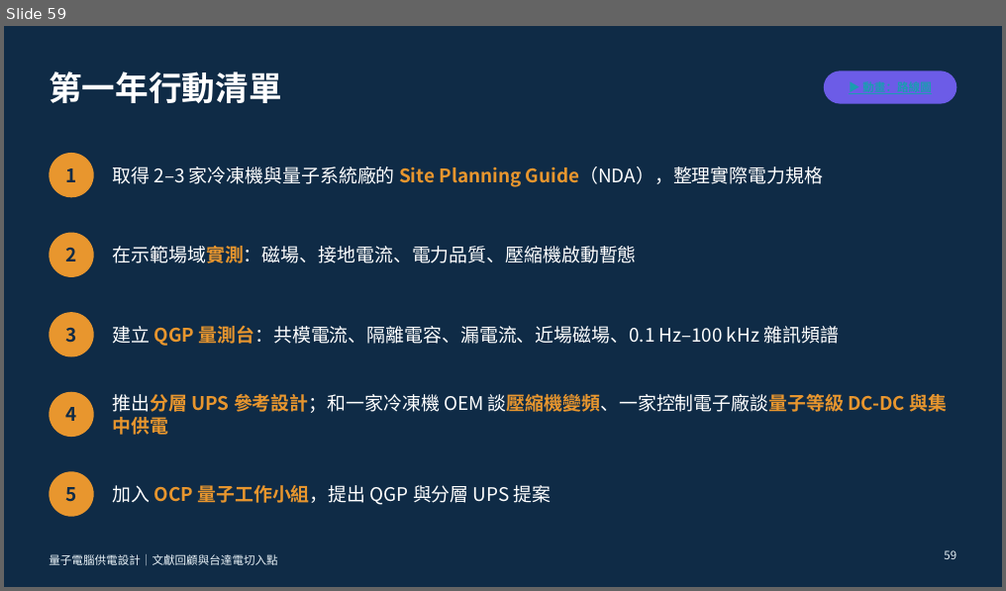
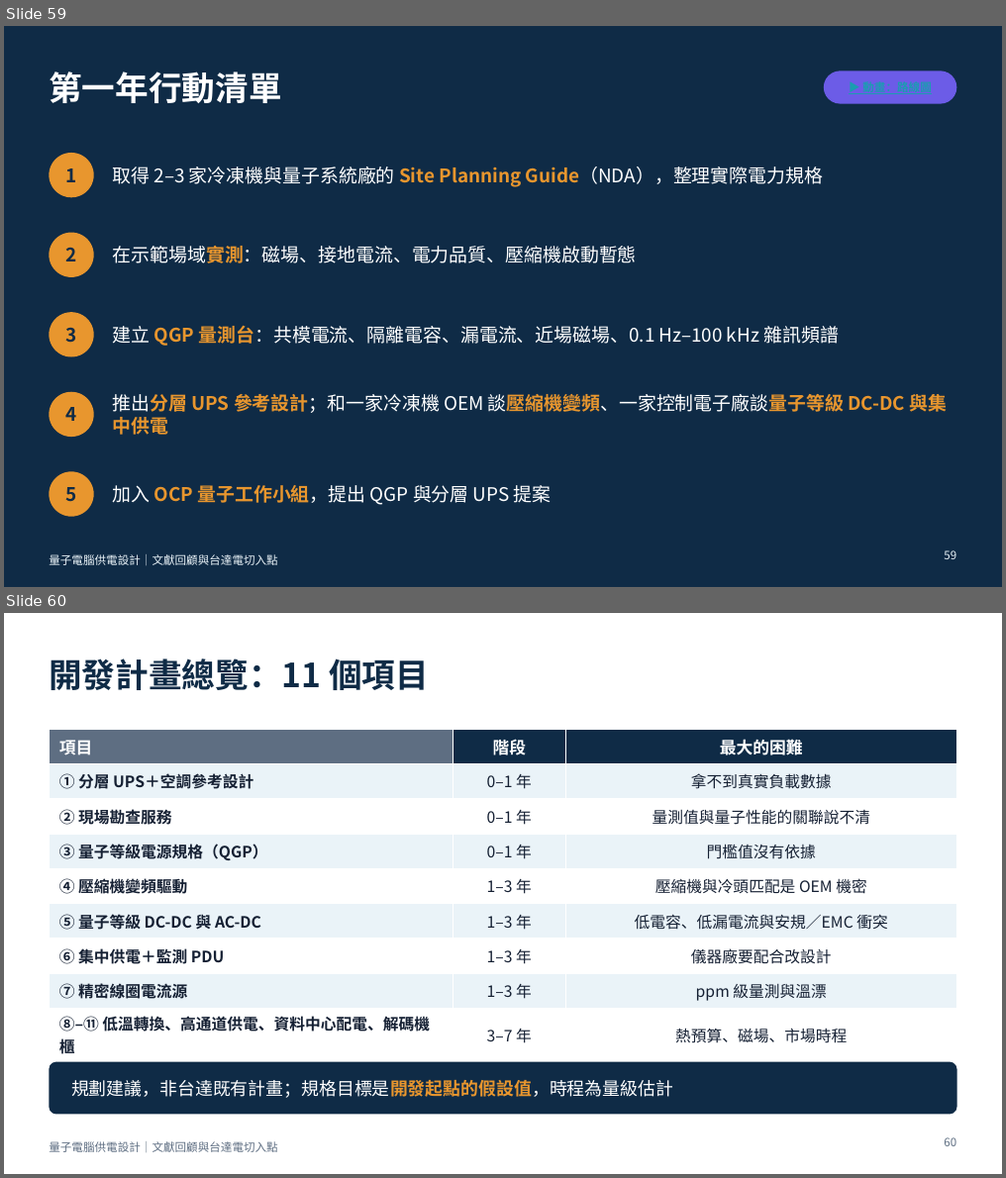
Before and after one commit to pcpcchen-coder/QuantumComputing, a slide deck: slides/output/qc-power-supply-delta.pptx. Shown one above the other, each under a label of ours: slide 59 before the commit, slides 59 and 60 after it. The pictures are 1006x591 and 1006x1178 pixels, drawn with LibreOffice and Linux fonts; fonts in the diff are those of the drawing. Boxes give left, top, right and bottom in pixels: in the first picture for what was removed or moved away, otherwise in the second. Text is boxed around its words. In the diff, an @@ line names an element or a change of style, - is before the commit and + after.

```diff
--- a/slides/output/qc-power-supply-delta.pptx
+++ b/slides/output/qc-power-supply-delta.pptx
@@ slide 60 added at (x1=4, y1=613, x2=1002, y2=1174), background #FFFFFF @@
@@ title added at (x1=49, y1=659, x2=429, y2=690), 32 pt, text #0F2B46, bold @@
+開發計畫總覽：11 個項目
@@ table added at (x1=49, y1=729, x2=957, y2=1061), 9 rows, 3 columns @@
+項目 | 階段 | 最大的困難
+① 分層 UPS＋空調參考設計 | 0–1 年 | 拿不到真實負載數據
+② 現場勘查服務 | 0–1 年 | 量測值與量子性能的關聯說不清
+③ 量子等級電源規格（QGP） | 0–1 年 | 門檻值沒有依據
+④ 壓縮機變頻驅動 | 1–3 年 | 壓縮機與冷頭匹配是 OEM 機密
+⑤ 量子等級 DC-DC 與 AC-DC | 1–3 年 | 低電容、低漏電流與安規／EMC 衝突
+⑥ 集中供電＋監測 PDU | 1–3 年 | 儀器廠要配合改設計
+⑦ 精密線圈電流源 | 1–3 年 | ppm 級量測與溫漂
+⑧–⑪ 低溫轉換、高通道供電、資料中心配電、解碼機櫃 | 3–7 年 | 熱預算、磁場、市場時程
@@ rounded rectangle added at (x1=49, y1=1062, x2=957, y2=1115), fill #0F2B46 @@
@@ text added at (x1=71, y1=1080, x2=673, y2=1098), 17 pt, text #FFFFFF @@
+規劃建議，非台達既有計畫；規格目標是開發起點的假設值，時程為量級估計
@@ text added at (x1=49, y1=1142, x2=277, y2=1153), 11 pt, text #5E6E82 @@
+量子電腦供電設計｜文獻回顧與台達電切入點
@@ page number added at (x1=944, y1=1138, x2=956, y2=1147), 11 pt, text #5E6E82 @@
+60
```
Also in this commit, not shown: 12 other slides added, 5 other files.
